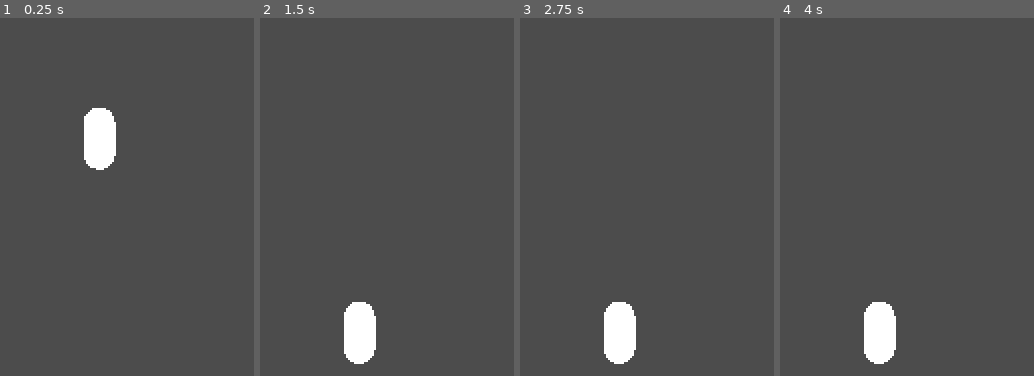
Above: before the commit, frames 1-4 (left to right).
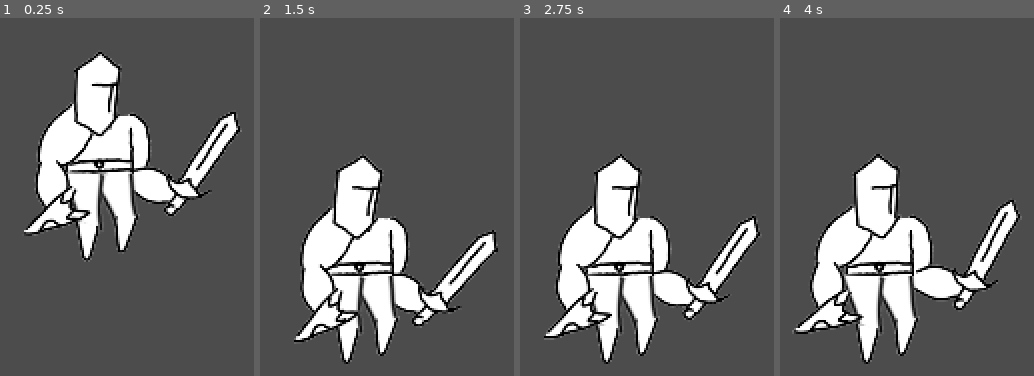
Above: after the commit, the same moments.

Repository: the-alex-g/Hero
Game: Godot game, scene res://Main/Main.tscn
Two runs of this game, one before a commit and one after it. Both use one fixed random seed, a clock stepped at 60 frames per second and the inputs below.
Inputs:
- Up to frame 1 (0.25 s): no input
- Up to frame 2 (1.5 s): no input
- Up to frame 3 (2.75 s): no input
- Up to frame 4 (4 s): no input

The runs differ from the first frame. In frame 1, 18% of the frame differs, in the area x 9-96%, y 9-69%; in frame 2, 20%; in frame 3, 20%; in frame 4, 21%, in the area x 4-96%, y 37-97%.

Commit message:
Add basic movement animations

Diff:
--- a/project/Player/Player.gd
+++ b/project/Player/Player.gd
@@ -31,6 +31,8 @@
 # onready variables
 onready var collision := $CollisionShape2D
 onready var _attack_cooldown_timer := $AttackCooldownTimer
+onready var _animations := $AnimationPlayer
+onready var _body := $Body
 
 
 func _ready()->void:
@@ -68,12 +70,21 @@
 	velocity = velocity.normalized()
 	velocity.y += y_force
 
-	if velocity != Vector2.ZERO:
+	if velocity.x != 0:
+		_body.scale.x = 0.5 if velocity.x > 0 else -0.5
 		_state = State.WALKING
 		velocity.x *= speed
 	else:
 		_state = State.IDLE
 	_ignore = move_and_slide(velocity, UP_VECTOR)
+	_get_animation()
+
+
+func _get_animation():
+	if _state == State.WALKING:
+		_animations.play("Walk")
+	elif _state == State.IDLE:
+		_animations.play("Idle")
 
 
 func _attack():
@@ -87,21 +98,5 @@
 	return lerp(0.0, max_gravity, _time_off_ground)
 
 
-func _draw():
-	if collision != null:
-		var shape = collision.get_shape()
-		if shape is CapsuleShape2D:
-			var radius = shape.radius
-			var height = shape.height
-			if collision.rotation_degrees != 270 and collision.rotation_degrees != 90:
-				draw_circle(Vector2(0,height/2), radius, color)
-				draw_circle(-Vector2(0,height/2), radius, color)
-				draw_rect(Rect2(-Vector2(radius*2, height)/2, Vector2(radius*2, height)), color)
-			else:
-				draw_circle(Vector2(height/2,0), radius, color)
-				draw_circle(-Vector2(height/2,0), radius, color)
-				draw_rect(Rect2(-Vector2(height, radius*2)/2, Vector2(height, radius*2)), color)
-
-
 func _on_AttackCooldownTimer_timeout():
 	_can_attack = true
--- a/project/Player/Player.tscn
+++ b/project/Player/Player.tscn
@@ -1,15 +1,513 @@
-[gd_scene load_steps=3 format=2]
+[gd_scene load_steps=13 format=2]
 
 [ext_resource path="res://Player/Player.gd" type="Script" id=1]
+[ext_resource path="res://Art/armpiecetwo.png" type="Texture" id=2]
+[ext_resource path="res://Art/legpiece.png" type="Texture" id=3]
+[ext_resource path="res://Art/foot.png" type="Texture" id=4]
+[ext_resource path="res://Art/armpiece.png" type="Texture" id=5]
+[ext_resource path="res://Art/shield.png" type="Texture" id=6]
+[ext_resource path="res://Art/sword.png" type="Texture" id=7]
+[ext_resource path="res://Art/sideviewofhead.png" type="Texture" id=8]
+[ext_resource path="res://Art/torso.png" type="Texture" id=9]
 
 [sub_resource type="CapsuleShape2D" id=1]
+radius = 30.0
+height = 75.0
+
+[sub_resource type="Animation" id=3]
+resource_name = "Idle"
+loop = true
+tracks/0/type = "value"
+tracks/0/path = NodePath("Body/Torso/RemoteTransform2D2/RemoteTransform2D/RemoteTransform2D2:rotation_degrees")
+tracks/0/interp = 1
+tracks/0/loop_wrap = true
+tracks/0/imported = false
+tracks/0/enabled = true
+tracks/0/keys = {
+"times": PoolRealArray( 0, 0.5 ),
+"transitions": PoolRealArray( 1, 1 ),
+"update": 0,
+"values": [ -148.618, -158.796 ]
+}
+tracks/1/type = "value"
+tracks/1/path = NodePath("Body/Torso/RemoteTransform2D/RemoteTransform2D3:rotation_degrees")
+tracks/1/interp = 1
+tracks/1/loop_wrap = true
+tracks/1/imported = false
+tracks/1/enabled = true
+tracks/1/keys = {
+"times": PoolRealArray( 0 ),
+"transitions": PoolRealArray( 1 ),
+"update": 0,
+"values": [ -3.35646 ]
+}
+tracks/2/type = "value"
+tracks/2/path = NodePath("Body/Torso/RemoteTransform2D:rotation_degrees")
+tracks/2/interp = 1
+tracks/2/loop_wrap = true
+tracks/2/imported = false
+tracks/2/enabled = true
+tracks/2/keys = {
+"times": PoolRealArray( 0 ),
+"transitions": PoolRealArray( 1 ),
+"update": 0,
+"values": [ -25.071 ]
+}
+tracks/3/type = "value"
+tracks/3/path = NodePath("Body/Torso/RemoteTransform2D2:rotation_degrees")
+tracks/3/interp = 1
+tracks/3/loop_wrap = true
+tracks/3/imported = false
+tracks/3/enabled = true
+tracks/3/keys = {
+"times": PoolRealArray( 0, 0.5 ),
+"transitions": PoolRealArray( 1, 1 ),
+"update": 0,
+"values": [ 3.62347, 11.5543 ]
+}
+tracks/4/type = "value"
+tracks/4/path = NodePath("Body/Torso/RemoteTransform2D2/RemoteTransform2D:rotation_degrees")
+tracks/4/interp = 1
+tracks/4/loop_wrap = true
+tracks/4/imported = false
+tracks/4/enabled = true
+tracks/4/keys = {
+"times": PoolRealArray( 0, 0.5 ),
+"transitions": PoolRealArray( 1, 1 ),
+"update": 0,
+"values": [ -209.86, -193.484 ]
+}
+tracks/5/type = "value"
+tracks/5/path = NodePath("Body/Torso/UpperLeg:rotation_degrees")
+tracks/5/interp = 1
+tracks/5/loop_wrap = true
+tracks/5/imported = false
+tracks/5/enabled = true
+tracks/5/keys = {
+"times": PoolRealArray( 0 ),
+"transitions": PoolRealArray( 1 ),
+"update": 0,
+"values": [ -174.272 ]
+}
+tracks/6/type = "value"
+tracks/6/path = NodePath("Body/Torso/UpperLeg/LowerLeg:rotation_degrees")
+tracks/6/interp = 1
+tracks/6/loop_wrap = true
+tracks/6/imported = false
+tracks/6/enabled = true
+tracks/6/keys = {
+"times": PoolRealArray( 0 ),
+"transitions": PoolRealArray( 1 ),
+"update": 0,
+"values": [ -37.9232 ]
+}
+tracks/7/type = "value"
+tracks/7/path = NodePath("Body/Torso/UpperArm:rotation_degrees")
+tracks/7/interp = 1
+tracks/7/loop_wrap = true
+tracks/7/imported = false
+tracks/7/enabled = true
+tracks/7/keys = {
+"times": PoolRealArray( 0, 0.5 ),
+"transitions": PoolRealArray( 1, 1 ),
+"update": 0,
+"values": [ 51.098, 43.1083 ]
+}
+tracks/8/type = "value"
+tracks/8/path = NodePath("Body/Torso/UpperArm/LowerArm:rotation_degrees")
+tracks/8/interp = 1
+tracks/8/loop_wrap = true
+tracks/8/imported = false
+tracks/8/enabled = true
+tracks/8/keys = {
+"times": PoolRealArray( 0, 0.5 ),
+"transitions": PoolRealArray( 1, 1 ),
+"update": 0,
+"values": [ -176.615, -181.409 ]
+}
+tracks/9/type = "value"
+tracks/9/path = NodePath("Body/Torso/UpperArm/LowerArm/Shield:rotation_degrees")
+tracks/9/interp = 1
+tracks/9/loop_wrap = true
+tracks/9/imported = false
+tracks/9/enabled = true
+tracks/9/keys = {
+"times": PoolRealArray( 0 ),
+"transitions": PoolRealArray( 1 ),
+"update": 0,
+"values": [ 197.101 ]
+}
+tracks/10/type = "value"
+tracks/10/path = NodePath("Body/Torso:rotation_degrees")
+tracks/10/interp = 1
+tracks/10/loop_wrap = true
+tracks/10/imported = false
+tracks/10/enabled = true
+tracks/10/keys = {
+"times": PoolRealArray( 0, 0.5 ),
+"transitions": PoolRealArray( 1, 1 ),
+"update": 0,
+"values": [ -2.69051, -2.69051 ]
+}
+tracks/11/type = "value"
+tracks/11/path = NodePath("Body/Torso/Head:rotation_degrees")
+tracks/11/interp = 1
+tracks/11/loop_wrap = true
+tracks/11/imported = false
+tracks/11/enabled = true
+tracks/11/keys = {
+"times": PoolRealArray( 0, 0.5 ),
+"transitions": PoolRealArray( 1, 1 ),
+"update": 0,
+"values": [ 2.06959, 10.3941 ]
+}
+
+[sub_resource type="Animation" id=2]
+resource_name = "Walk"
+length = 1.2
+loop = true
+tracks/0/type = "value"
+tracks/0/path = NodePath("Body/Torso/RemoteTransform2D2/RemoteTransform2D/RemoteTransform2D2:rotation_degrees")
+tracks/0/interp = 1
+tracks/0/loop_wrap = true
+tracks/0/imported = false
+tracks/0/enabled = true
+tracks/0/keys = {
+"times": PoolRealArray( 0, 0.3, 0.6, 0.9 ),
+"transitions": PoolRealArray( 1, 1, 1, 1 ),
+"update": 0,
+"values": [ -148.618, -179.964, -148.618, -171.023 ]
+}
+tracks/1/type = "value"
+tracks/1/path = NodePath("Body/Torso/RemoteTransform2D/RemoteTransform2D3:rotation_degrees")
+tracks/1/interp = 1
+tracks/1/loop_wrap = true
+tracks/1/imported = false
+tracks/1/enabled = true
+tracks/1/keys = {
+"times": PoolRealArray( 0, 0.3, 0.6, 0.9 ),
+"transitions": PoolRealArray( 1, 1, 1, 1 ),
+"update": 0,
+"values": [ -3.35646, 51.1414, -3.35646, 21.1957 ]
+}
+tracks/2/type = "value"
+tracks/2/path = NodePath("Body/Torso/RemoteTransform2D:rotation_degrees")
+tracks/2/interp = 1
+tracks/2/loop_wrap = true
+tracks/2/imported = false
+tracks/2/enabled = true
+tracks/2/keys = {
+"times": PoolRealArray( 0, 0.3, 0.6, 0.9 ),
+"transitions": PoolRealArray( 1, 1, 1, 1 ),
+"update": 0,
+"values": [ -25.071, -76.0652, -25.071, 27.7807 ]
+}
+tracks/3/type = "value"
+tracks/3/path = NodePath("Body/Torso/RemoteTransform2D2:rotation_degrees")
+tracks/3/interp = 1
+tracks/3/loop_wrap = true
+tracks/3/imported = false
+tracks/3/enabled = true
+tracks/3/keys = {
+"times": PoolRealArray( 0, 0.3, 0.6, 0.9 ),
+"transitions": PoolRealArray( 1, 1, 1, 1 ),
+"update": 0,
+"values": [ 3.62347, 81.9923, 3.62347, -42.381 ]
+}
+tracks/4/type = "value"
+tracks/4/path = NodePath("Body/Torso/RemoteTransform2D2/RemoteTransform2D:rotation_degrees")
+tracks/4/interp = 1
+tracks/4/loop_wrap = true
+tracks/4/imported = false
+tracks/4/enabled = true
+tracks/4/keys = {
+"times": PoolRealArray( 0, 0.3, 0.6, 0.9 ),
+"transitions": PoolRealArray( 1, 1, 1, 1 ),
+"update": 0,
+"values": [ -209.86, -202.177, -209.86, -230.807 ]
+}
+tracks/5/type = "value"
+tracks/5/path = NodePath("Body/Torso/UpperLeg:rotation_degrees")
+tracks/5/interp = 1
+tracks/5/loop_wrap = true
+tracks/5/imported = false
+tracks/5/enabled = true
+tracks/5/keys = {
+"times": PoolRealArray( 0, 0.3, 0.6, 0.9 ),
+"transitions": PoolRealArray( 1, 1, 1, 1 ),
+"update": 0,
+"values": [ -174.272, -132.966, -174.272, -235.285 ]
+}
+tracks/6/type = "value"
+tracks/6/path = NodePath("Body/Torso/UpperLeg/LowerLeg:rotation_degrees")
+tracks/6/interp = 1
+tracks/6/loop_wrap = true
+tracks/6/imported = false
+tracks/6/enabled = true
+tracks/6/keys = {
+"times": PoolRealArray( 0, 0.3, 0.6, 0.9 ),
+"transitions": PoolRealArray( 1, 1, 1, 1 ),
+"update": 0,
+"values": [ -37.9232, -71.1197, -37.9232, -88.439 ]
+}
+tracks/7/type = "value"
+tracks/7/path = NodePath("Body/Torso/UpperArm:rotation_degrees")
+tracks/7/interp = 1
+tracks/7/loop_wrap = true
+tracks/7/imported = false
+tracks/7/enabled = true
+tracks/7/keys = {
+"times": PoolRealArray( 0, 0.3, 0.6, 0.9 ),
+"transitions": PoolRealArray( 1, 1, 1, 1 ),
+"update": 0,
+"values": [ 51.098, 1.79169, 51.098, 86.6025 ]
+}
+tracks/8/type = "value"
+tracks/8/path = NodePath("Body/Torso/UpperArm/LowerArm:rotation_degrees")
+tracks/8/interp = 1
+tracks/8/loop_wrap = true
+tracks/8/imported = false
+tracks/8/enabled = true
+tracks/8/keys = {
+"times": PoolRealArray( 0, 0.3, 0.6, 0.9 ),
+"transitions": PoolRealArray( 1, 1, 1, 1 ),
+"update": 0,
+"values": [ -176.615, -220.577, -176.615, -226.299 ]
+}
+tracks/9/type = "value"
+tracks/9/path = NodePath("Body/Torso/UpperArm/LowerArm/Shield:rotation_degrees")
+tracks/9/interp = 1
+tracks/9/loop_wrap = true
+tracks/9/imported = false
+tracks/9/enabled = true
+tracks/9/keys = {
+"times": PoolRealArray( 0, 0.3, 1, 1.5 ),
+"transitions": PoolRealArray( 1, 1, 1, 1 ),
+"update": 0,
+"values": [ 197.101, 197.101, 197.101, 228.731 ]
+}
+tracks/10/type = "value"
+tracks/10/path = NodePath("Body/Torso:rotation_degrees")
+tracks/10/interp = 1
+tracks/10/loop_wrap = true
+tracks/10/imported = false
+tracks/10/enabled = true
+tracks/10/keys = {
+"times": PoolRealArray( 0, 0.3, 1, 1.5 ),
+"transitions": PoolRealArray( 1, 1, 1, 1 ),
+"update": 0,
+"values": [ -2.69051, -2.69051, -2.69051, -2.69051 ]
+}
+tracks/11/type = "value"
+tracks/11/path = NodePath("Body/Torso/Head:rotation_degrees")
+tracks/11/interp = 1
+tracks/11/loop_wrap = true
+tracks/11/imported = false
+tracks/11/enabled = true
+tracks/11/keys = {
+"times": PoolRealArray( 0, 0.3, 1, 1.5 ),
+"transitions": PoolRealArray( 1, 1, 1, 1 ),
+"update": 0,
+"values": [ 2.06959, 15.8744, 2.06959, 13.7374 ]
+}
 
 [node name="Player" type="KinematicBody2D"]
 script = ExtResource( 1 )
+__meta__ = {
+"_edit_vertical_guides_": [ -267.469 ]
+}
 
 [node name="CollisionShape2D" type="CollisionShape2D" parent="."]
+position = Vector2( 0, 11.1362 )
 shape = SubResource( 1 )
 
 [node name="AttackCooldownTimer" type="Timer" parent="."]
 one_shot = true
+
+[node name="Body" type="Node2D" parent="."]
+position = Vector2( -2.22726, 8.01807 )
+scale = Vector2( 0.5, 0.5 )
+
+[node name="UpperArm2" type="Sprite" parent="Body"]
+position = Vector2( 33.2503, -43.218 )
+rotation = 0.0212844
+texture = ExtResource( 5 )
+offset = Vector2( 11.3853, 40.069 )
+
+[node name="LowerArm" type="Sprite" parent="Body/UpperArm2"]
+position = Vector2( 15.7646, 74.1148 )
+rotation = 2.63077
+texture = ExtResource( 2 )
+offset = Vector2( -25.6847, -21.5091 )
+
+[node name="Sword" type="Sprite" parent="Body/UpperArm2/LowerArm"]
+position = Vector2( -37.0801, -56.6304 )
+rotation = -2.60029
+texture = ExtResource( 7 )
+offset = Vector2( 30.1201, -64.463 )
+
+[node name="UpperLeg2" type="Sprite" parent="Body"]
+position = Vector2( 25.6119, 37.1753 )
+rotation = -0.48453
+scale = Vector2( 1, 1 )
+texture = ExtResource( 3 )
+offset = Vector2( -2.3811, 24.6047 )
+__meta__ = {
+"_edit_ik_": true
+}
+
+[node name="LowerLeg" type="Sprite" parent="Body/UpperLeg2"]
+position = Vector2( -12.3144, 50.9192 )
+rotation = -0.0585813
+texture = ExtResource( 4 )
+offset = Vector2( -6.34961, 12.6992 )
+__meta__ = {
+"_edit_ik_": true
+}
+
+[node name="Torso" type="Sprite" parent="Body"]
+position = Vector2( -0.344635, -30.3118 )
+rotation = -0.0469582
+texture = ExtResource( 9 )
+offset = Vector2( 1.88077, 32.3768 )
+__meta__ = {
+"_edit_ik_": true
+}
+
+[node name="RemoteTransform2D" type="RemoteTransform2D" parent="Body/Torso"]
+position = Vector2( 22.76, 68.6311 )
+rotation = -0.437572
+remote_path = NodePath("../../UpperLeg2")
+__meta__ = {
+"_edit_bone_": true,
+"_edit_ik_": true
+}
+
+[node name="RemoteTransform2D3" type="RemoteTransform2D" parent="Body/Torso/RemoteTransform2D"]
+position = Vector2( -12.3144, 50.9192 )
+rotation = -0.0585813
+remote_path = NodePath("../../../UpperLeg2/LowerLeg")
+__meta__ = {
+"_edit_bone_": true,
+"_edit_ik_": true
+}
+
+[node name="Position2D" type="Position2D" parent="Body/Torso/RemoteTransform2D/RemoteTransform2D3"]
+position = Vector2( -21.4299, 25.3984 )
+__meta__ = {
+"_edit_bone_": true,
+"_edit_ik_": true
+}
+
+[node name="RemoteTransform2D2" type="RemoteTransform2D" parent="Body/Torso"]
+position = Vector2( 34.1637, -11.315 )
+rotation = 0.0682427
+remote_path = NodePath("../../UpperArm2")
+__meta__ = {
+"_edit_bone_": true,
+"_edit_ik_": true
+}
+
+[node name="RemoteTransform2D" type="RemoteTransform2D" parent="Body/Torso/RemoteTransform2D2"]
+position = Vector2( 15.7646, 74.1148 )
+rotation = -3.65242
+remote_path = NodePath("../../../UpperArm2/LowerArm")
+__meta__ = {
+"_edit_bone_": true,
+"_edit_ik_": true
+}
+
+[node name="RemoteTransform2D2" type="RemoteTransform2D" parent="Body/Torso/RemoteTransform2D2/RemoteTransform2D"]
+position = Vector2( -37.0801, -56.6304 )
+rotation = -2.60029
+remote_path = NodePath("../../../../UpperArm2/LowerArm/Sword")
+__meta__ = {
+"_edit_bone_": true,
+"_edit_ik_": true
+}
+
+[node name="Position2D" type="Position2D" parent="Body/Torso/RemoteTransform2D2/RemoteTransform2D/RemoteTransform2D2"]
+position = Vector2( 59.4328, -124.578 )
+rotation = -2.98023e-08
+scale = Vector2( 1, 1 )
+__meta__ = {
+"_edit_bone_": true,
+"_edit_ik_": true
+}
+
+[node name="UpperLeg" type="Sprite" parent="Body/Torso"]
+position = Vector2( -19.2327, 73.2299 )
+rotation = -3.04162
+scale = Vector2( 1, -1 )
+texture = ExtResource( 3 )
+offset = Vector2( 0, 20.6362 )
+__meta__ = {
+"_edit_bone_": true,
+"_edit_ik_": true
+}
+
+[node name="LowerLeg" type="Sprite" parent="Body/Torso/UpperLeg"]
+position = Vector2( -7.17938, 49.8002 )
+rotation = -0.661885
+texture = ExtResource( 4 )
+offset = Vector2( -9.59338, 15.3098 )
+__meta__ = {
+"_edit_bone_": true,
+"_edit_ik_": true
+}
+
+[node name="Position2D" type="Position2D" parent="Body/Torso/UpperLeg/LowerLeg"]
+position = Vector2( -24.7665, 30.3512 )
+__meta__ = {
+"_edit_bone_": true,
+"_edit_ik_": true
+}
+
+[node name="UpperArm" type="Sprite" parent="Body/Torso"]
+position = Vector2( -17.1867, -15.0498 )
+rotation = 0.88679
+texture = ExtResource( 5 )
+offset = Vector2( 4.83343, 37.3286 )
+__meta__ = {
+"_edit_bone_": true,
+"_edit_ik_": true
+}
+
+[node name="LowerArm" type="Sprite" parent="Body/Torso/UpperArm"]
+position = Vector2( 12.9281, 73.256 )
+rotation = -3.08554
+texture = ExtResource( 2 )
+offset = Vector2( -23.4522, -16.3995 )
+__meta__ = {
+"_edit_bone_": true,
+"_edit_ik_": true
+}
+
+[node name="Shield" type="Sprite" parent="Body/Torso/UpperArm/LowerArm"]
+position = Vector2( -52.4921, -41.8638 )
+rotation = 3.44006
+scale = Vector2( -1, 1 )
+texture = ExtResource( 6 )
+__meta__ = {
+"_edit_bone_": true,
+"_edit_ik_": true
+}
+
+[node name="Position2D" type="Position2D" parent="Body/Torso/UpperArm/LowerArm/Shield"]
+position = Vector2( -4.3244, 34.8715 )
+__meta__ = {
+"_edit_bone_": true
+}
+
+[node name="Head" type="Sprite" parent="Body/Torso"]
+position = Vector2( 2.1225, -43.3555 )
+rotation = 0.0413706
+texture = ExtResource( 8 )
+__meta__ = {
+"_edit_bone_": true
+}
+
+[node name="AnimationPlayer" type="AnimationPlayer" parent="."]
+anims/Idle = SubResource( 3 )
+anims/Walk = SubResource( 2 )
 [connection signal="timeout" from="AttackCooldownTimer" to="." method="_on_AttackCooldownTimer_timeout"]
Binary file changed: project/Art/armpiece.png
Binary file changed: project/Art/armpiecetwo.png
Binary file changed: project/Art/foot.png
Binary file changed: project/Art/head.png
Binary file changed: project/Art/island1.png
Binary file changed: project/Art/island2.png
Binary file changed: project/Art/legpiece.png
Binary file changed: project/Art/scabbard.png
Not shown, added: project/Art/scabbard.png.import
Binary file changed: project/Art/shield.png
Binary file changed: project/Art/sideviewofhead.png
Binary file changed: project/Art/sword.png
(and 2 more such lines)
